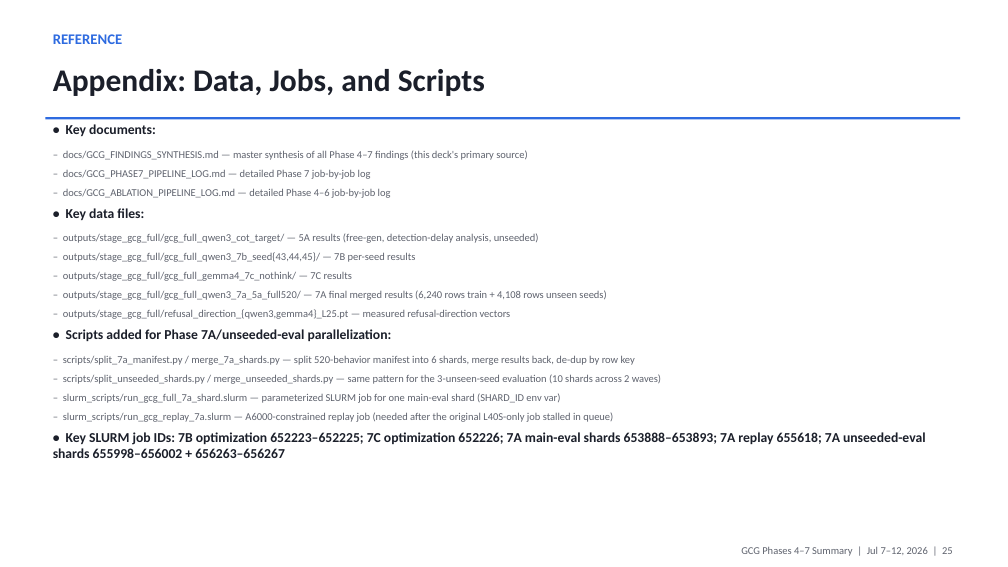
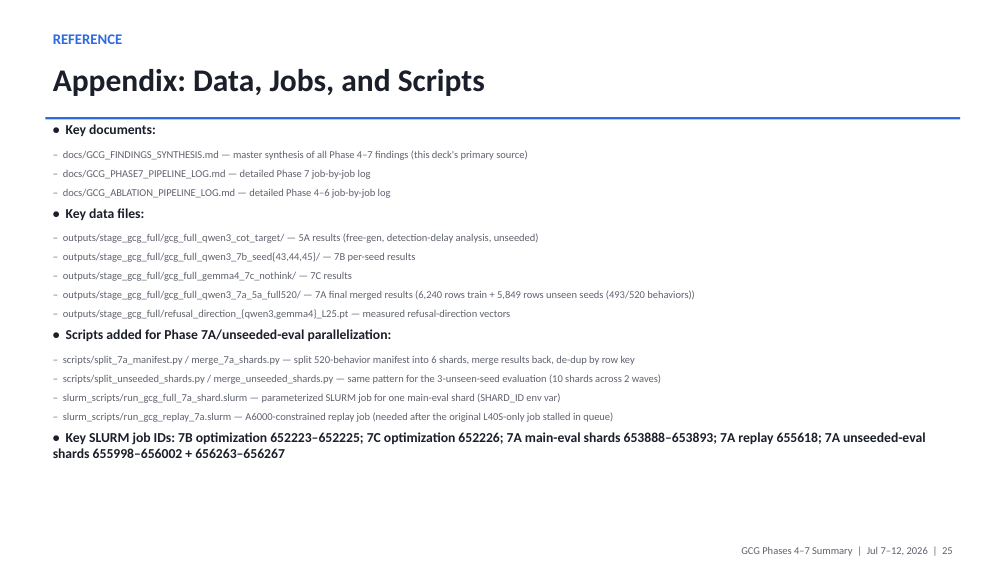
Before and after one commit to omeryosef7/teza_first_poc_with_mahmood, a slide deck: slide 25 of docs/GCG_Phases4-7_Summary_2026-07-11.pptx. Drawn at 1008x567 pixels with LibreOffice and Linux fonts; fonts in the diff are those of the drawing. Boxes give left, top, right and bottom in pixels: in the first picture for what was removed or moved away, otherwise in the second. Text is boxed around its words. In the diff, an @@ line names an element or a change of style, - is before the commit and + after.

```diff
--- a/docs/GCG_Phases4-7_Summary_2026-07-11.pptx
+++ b/docs/GCG_Phases4-7_Summary_2026-07-11.pptx
@@ text at [63, 290, 695, 300]: text changed @@
-‒ outputs/stage_gcg_full/gcg_full_qwen3_7a_5a_full520/ — 7A final merged results (6,240 rows train + 4,108 rows unseen seeds)
+‒ outputs/stage_gcg_full/gcg_full_qwen3_7a_5a_full520/ — 7A final merged results (6,240 rows train + 5,849 rows unseen seeds (493/520 behaviors))
```
Also in this commit, not shown: 5 other slides changed, 2 other files.
